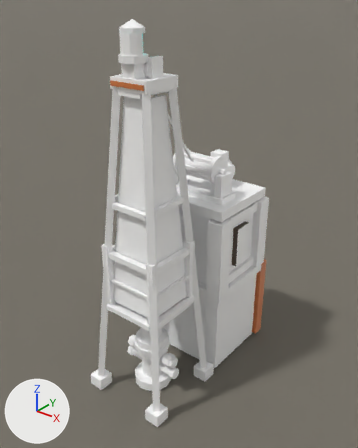
What one commit did to the Blender file src/DeepFrontier/Art/Source/DeepWell-ReferenceStudy.blend.
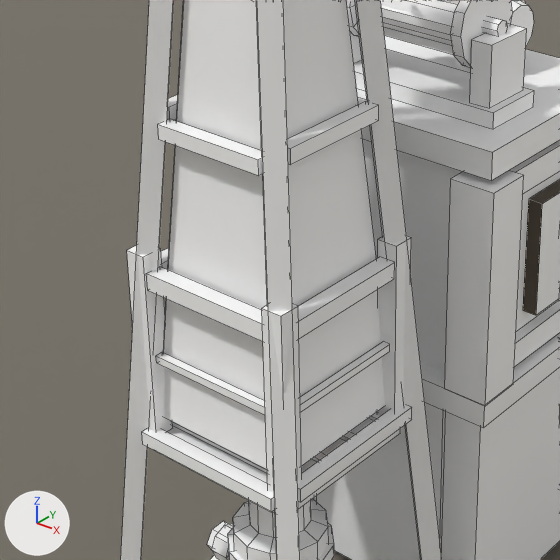
There are two pictures of each version: one whole from a camera (50 mm lens) standing at (2.37, -4.62, 3.93) and looking at (-0.49, -1.06, 1.72), one close up on the part from 17% to 68% of the width and 36% to 78% of the height. The axes (+X, +Y, +Z) are drawn at lower left. The lights are the same throughout. The older version's two pictures come first. The close-ups show mesh edges as thin lines.

In view in the first close-up: 'DeepWell.Architecture', 'DeepWell.Drawworks', 'Plane'.
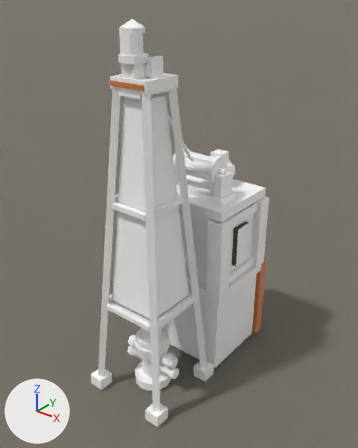
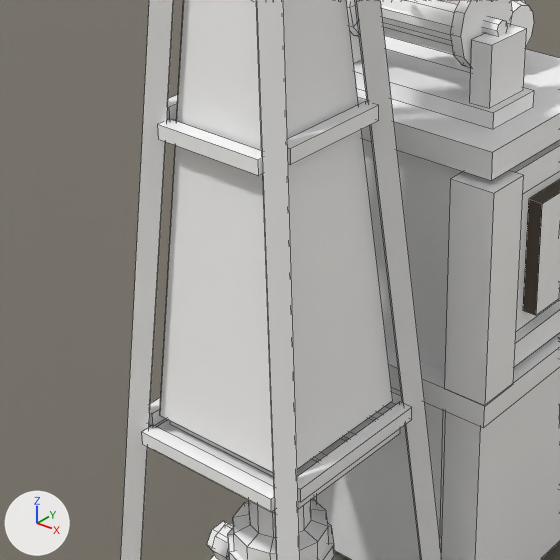
What differs and where, as boxes (x1, y1, x2, y2) in the close-ups (560 x 560 px):
part 1 of me_deepwell_architecture, deleted
    before: (127, 236, 411, 493)

The edits, one by one:
me_deepwell_architecture is used by ob_deepwell_architecture; location (0.0, 0.0, 0.0).
me_deepwell_architecture had 1573 vertices, 955 faces and spanned x -1.0..0.0, y -1.98..-0.02, z -0.03..3.68.
me_deepwell_architecture now has 1493 vertices, 901 faces and spans x -1.0..0.0, y -1.98..-0.02, z -0.03..3.68.
me_deepwell_architecture part 1: 10 loose pieces with 80 vertices, spanning x -0.82..-0.18, y -1.82..-1.2, z 1.0..1.68, are deleted.
